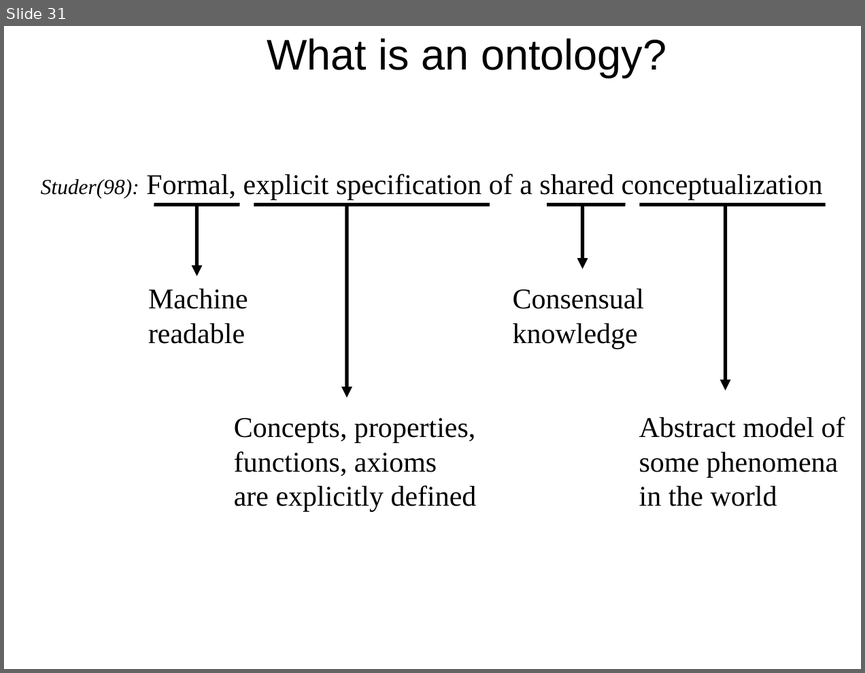
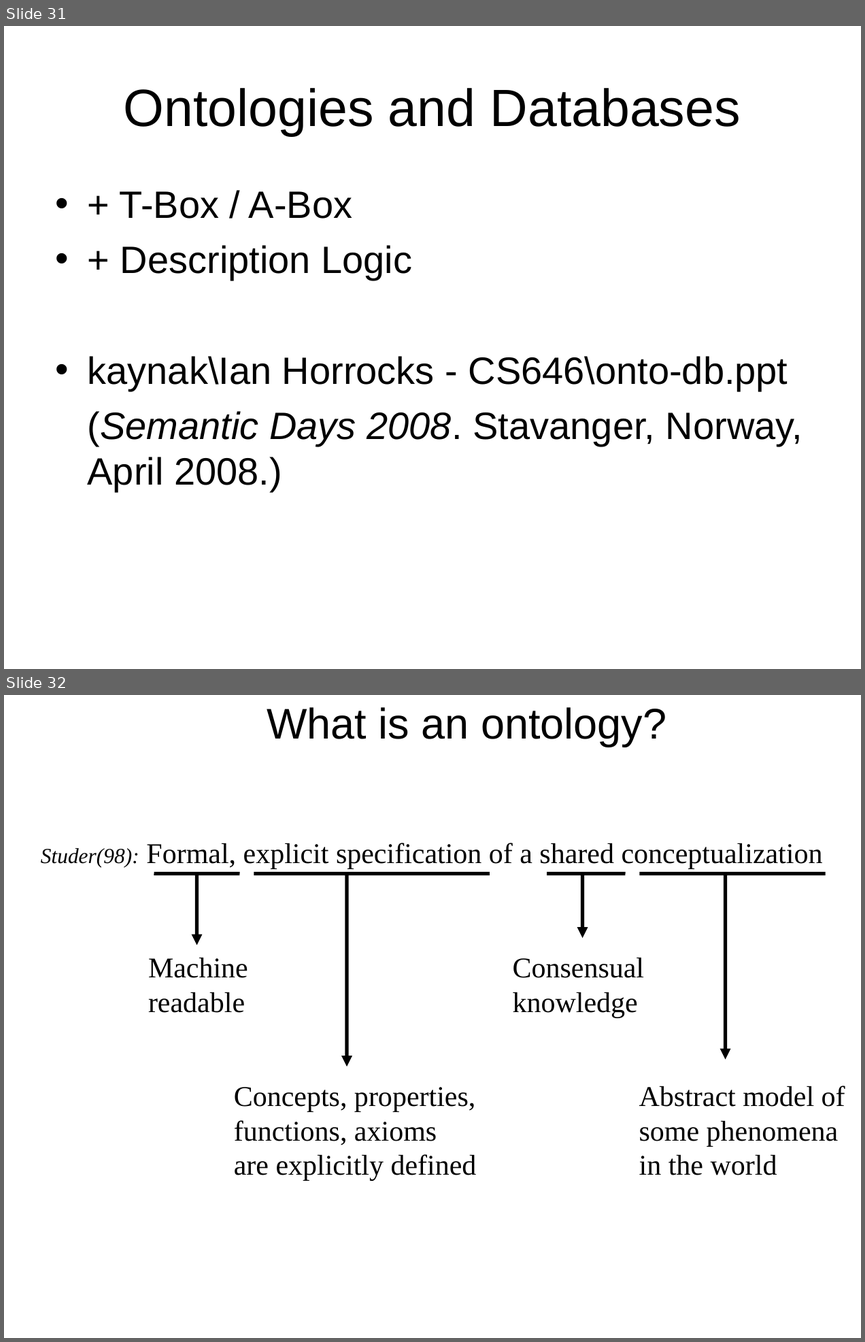
Before and after one commit to selminessrine/faculty-semweb, a slide deck: doc/workshop/MainFlow.ppt. Shown one above the other, each under a label of ours: slide 31 before the commit, slides 31 and 32 after it. The pictures are 865x673 and 865x1342 pixels, drawn with LibreOffice and Linux fonts; fonts in the diff are those of the drawing. Boxes give left, top, right and bottom in pixels: in the first picture for what was removed or moved away, otherwise in the second. Text is boxed around its words. In the diff, an @@ line names an element or a change of style, - is before the commit and + after.

```diff
--- a/doc/workshop/MainFlow.ppt
+++ b/doc/workshop/MainFlow.ppt
@@ slide 31 added at (x1=4, y1=26, x2=861, y2=669), background #FFFFFF @@
@@ title added at (x1=124, y1=88, x2=740, y2=136), 44 pt, text #000000 @@
+Ontologies and Databases
@@ text added at (x1=88, y1=191, x2=802, y2=492), 32 pt, text #000000 @@
+• + T-Box / A-Box
+• + Description Logic
+• kaynak\Ian Horrocks - CS646\onto-db.ppt
+(Semantic Days 2008. Stavanger, Norway, April 2008.)
@@ what was slide 31 is now slide 32 @@
```
Also in this commit, not shown: 3 slides changed, 1 other slide added.
